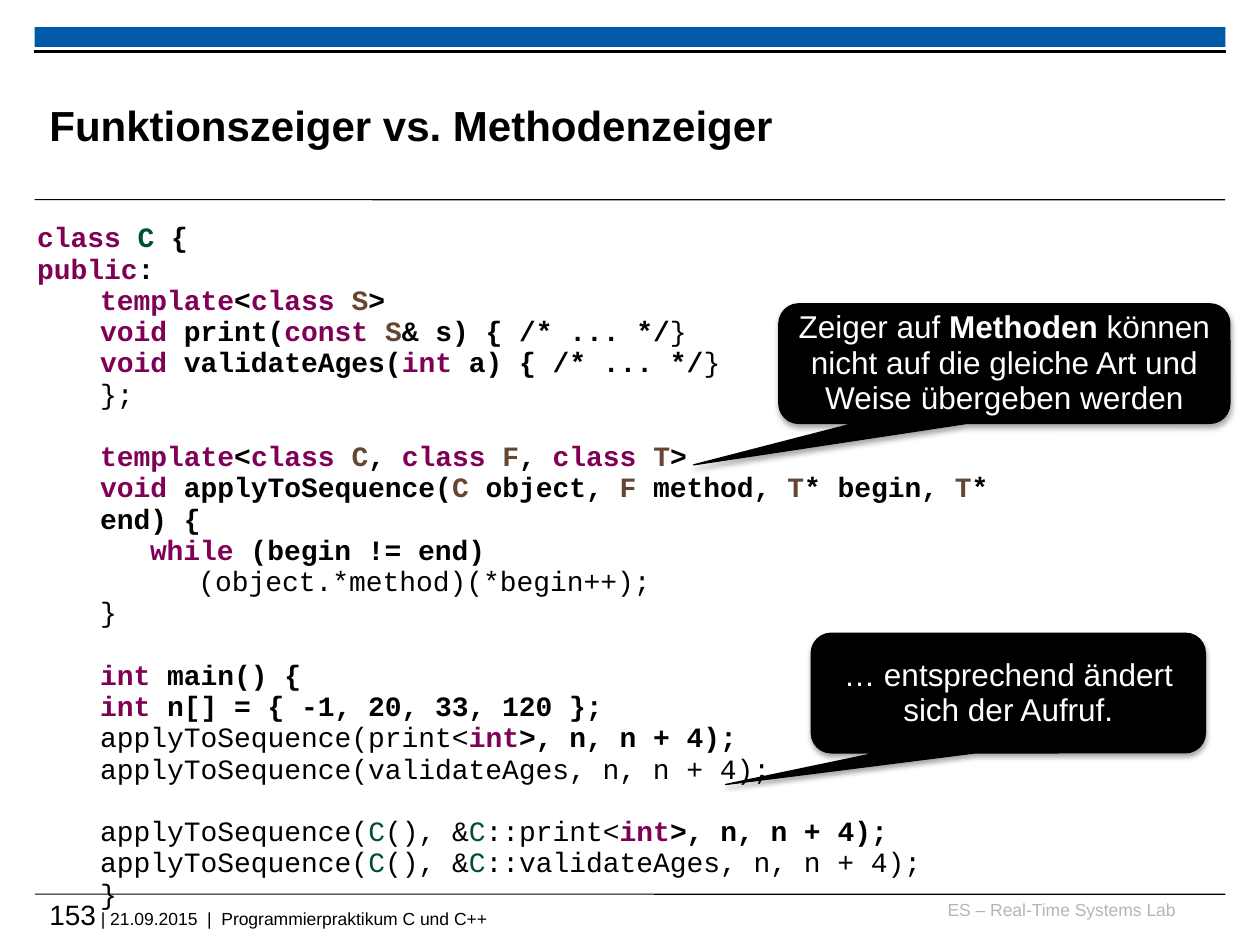
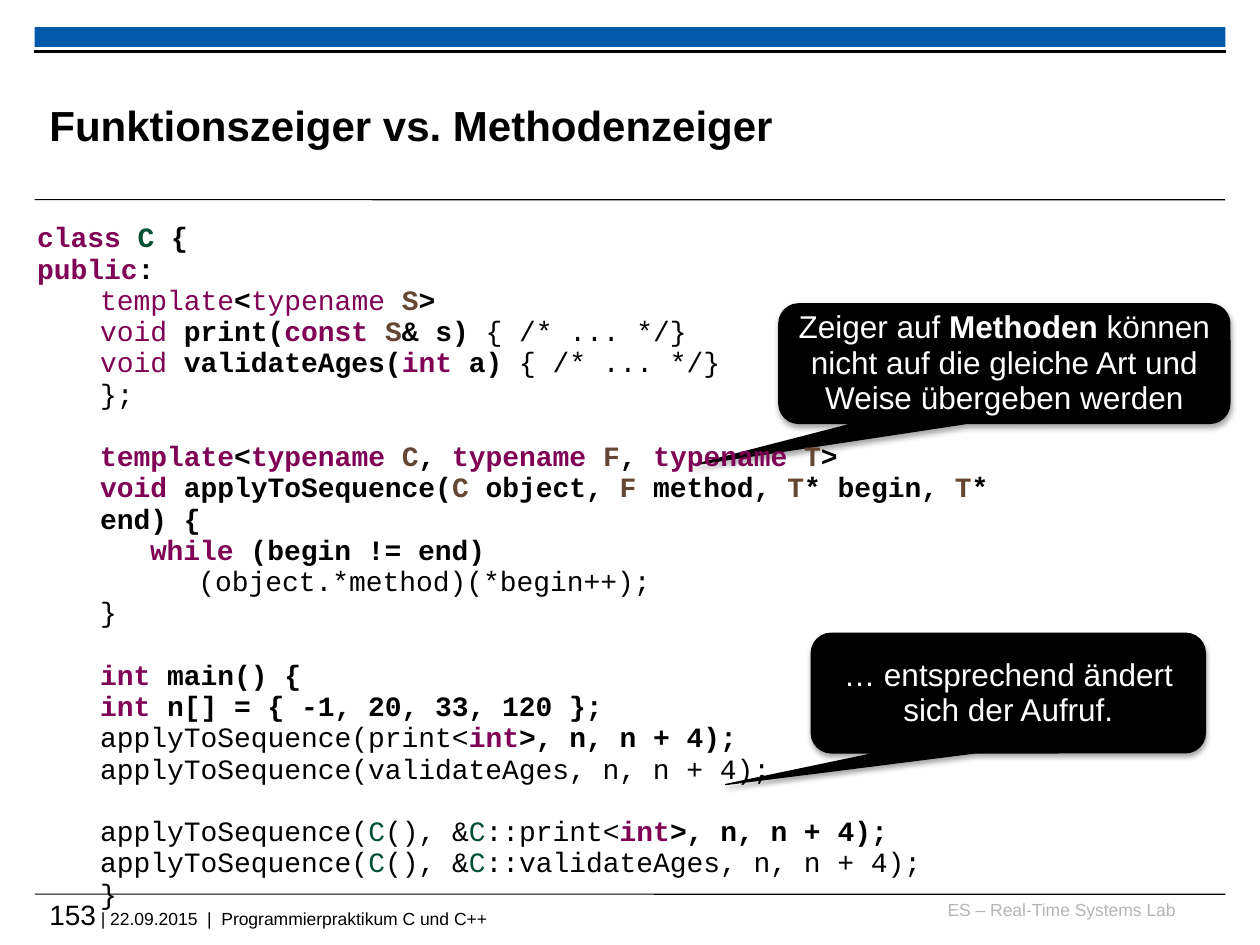
Before and after one commit to h82k/tud-cppp, a slide deck: slide 153 of cppp_lecture.pptx. Drawn at 1260x945 pixels with LibreOffice and Linux fonts; fonts in the diff are those of the drawing; background and template pictures are left out. Boxes give left, top, right and bottom in pixels: in the first picture for what was removed or moved away, otherwise in the second. Text is boxed around its words. In the diff, an @@ line names an element or a change of style, - is before the commit and + after.

Commit message:
Minor bug fixes in slides
 - class -> typename

```diff
--- a/cppp_lecture.pptx
+++ b/cppp_lecture.pptx
@@ text at <box>100,290,436,316</box>: text changed; bold off @@
-  template<class S>
+  template<typename S>
@@ text at <box>100,321,503,378</box>: bold off in "void { /* ... */}", "void { /* ... */}" @@
@@ text at <box>100,446,838,472</box>: text changed @@
-template<class C, class F, class T>
+template<typename C, typename F, typename T>
@@ text at <box>49,905,487,929</box>: text changed @@
-153 | 21.09.2015 | Programmierpraktikum C und C++
+153 | 22.09.2015 | Programmierpraktikum C und C++
```
Also in this commit, not shown: 10 other slides changed, 2 other files.
